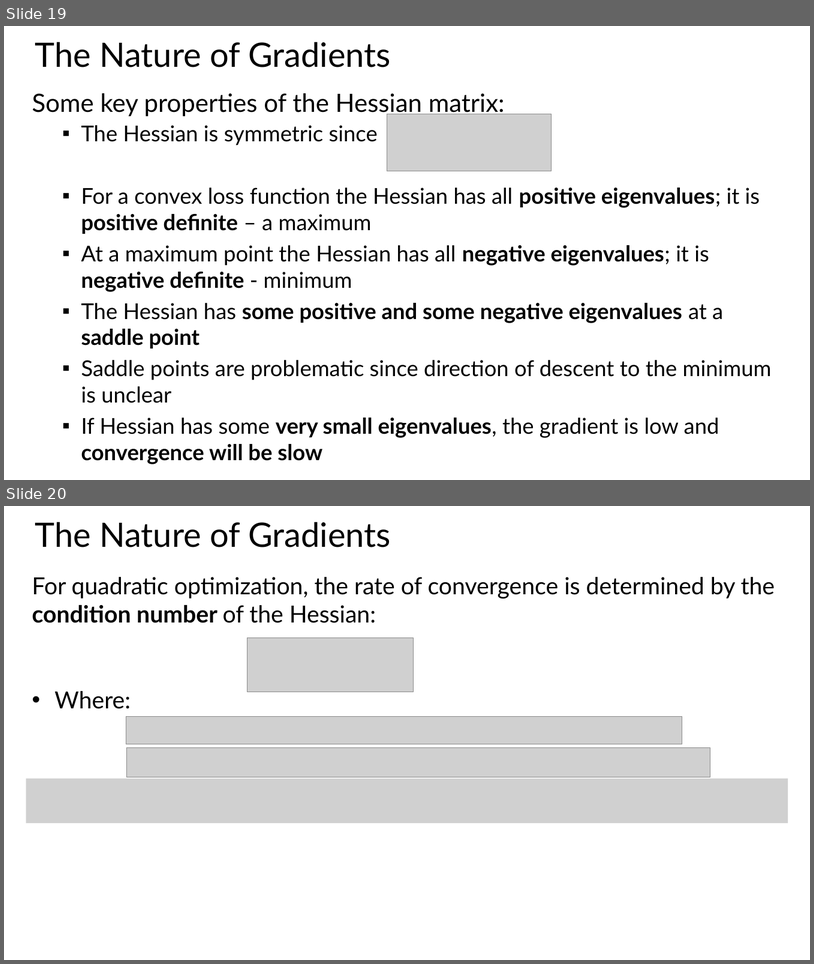
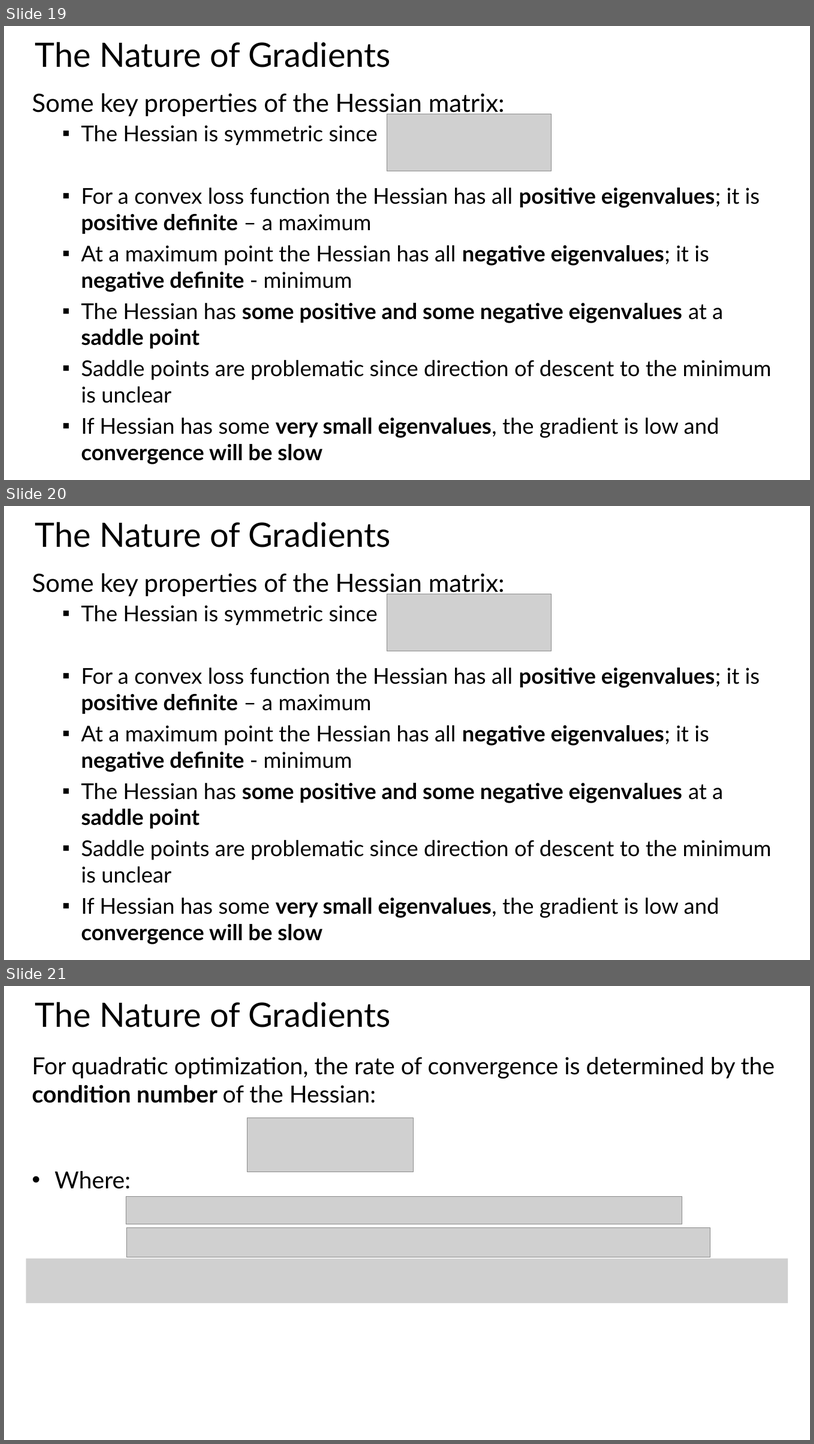
Before and after one commit to StephenElston/CSCI-E25, a slide deck: Slides/7_RegularizationAndOptimization.pptx. Shown one above the other, each under a label of ours: slides 19 and 20 before the commit, slides 19, 20 and 21 after it. The pictures are 814x964 and 814x1444 pixels, drawn with LibreOffice and Linux fonts; fonts in the diff are those of the drawing; grey boxes stand for pictures. Boxes give left, top, right and bottom in pixels: in the first picture for what was removed or moved away, otherwise in the second. Text is boxed around its words. In the diff, an @@ line names an element or a change of style, - is before the commit and + after.

Commit message:
Corrected error on slide

```diff
--- a/Slides/7_RegularizationAndOptimization.pptx
+++ b/Slides/7_RegularizationAndOptimization.pptx
@@ slide 20 added at box(4, 506, 810, 960), background #FFFFFF @@
@@ title added at box(35, 522, 391, 547), 40 pt, text #000000 @@
+The Nature of Gradients
@@ text added at box(32, 573, 772, 944), 26 pt, text #000000 @@
+Some key properties of the Hessian matrix:
+  ▪ The Hessian is symmetric since
+  ▪ For a convex loss function the Hessian has all positive eigenvalues; it is positive definite – a maximum
+  ▪ At a maximum point the Hessian has all negative eigenvalues; it is negative definite - minimum
+  ▪ The Hessian has some positive and some negative eigenvalues at a saddle point
+  ▪ Saddle points are problematic since direction of descent to the minimum is unclear
+  ▪ If Hessian has some very small eigenvalues, the gradient is low and convergence will be slow
@@ picture added at box(387, 594, 551, 651) @@
@@ what was slide 20 is now slide 21 @@
```
